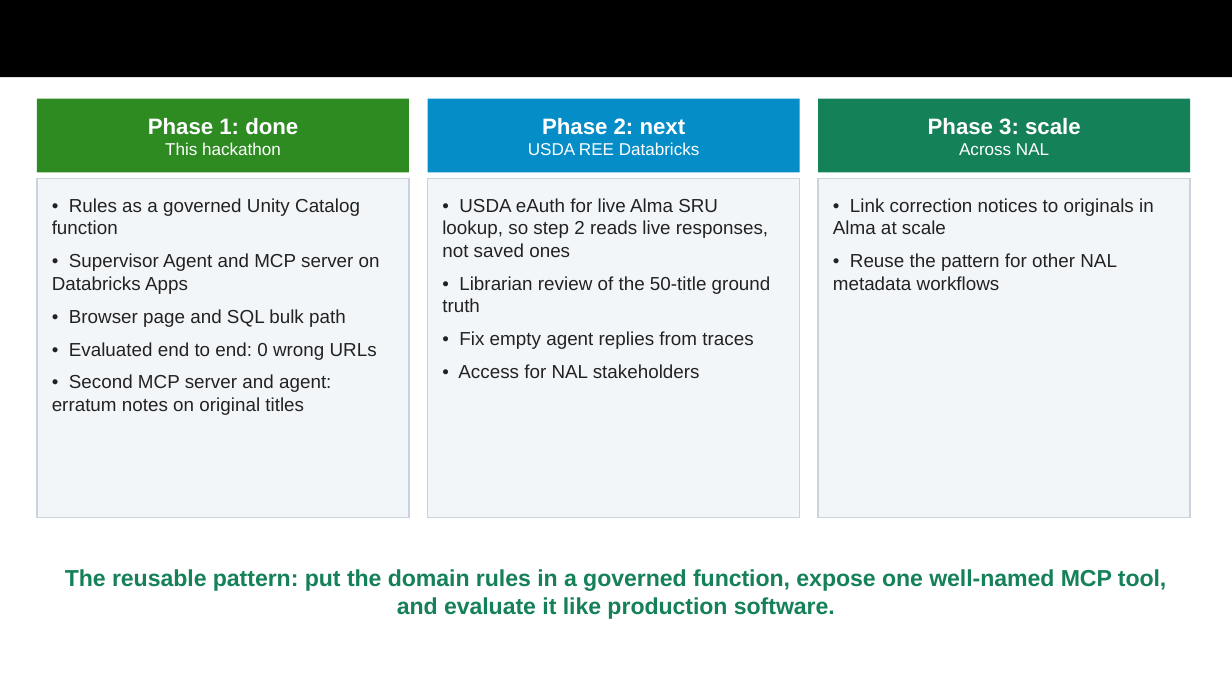
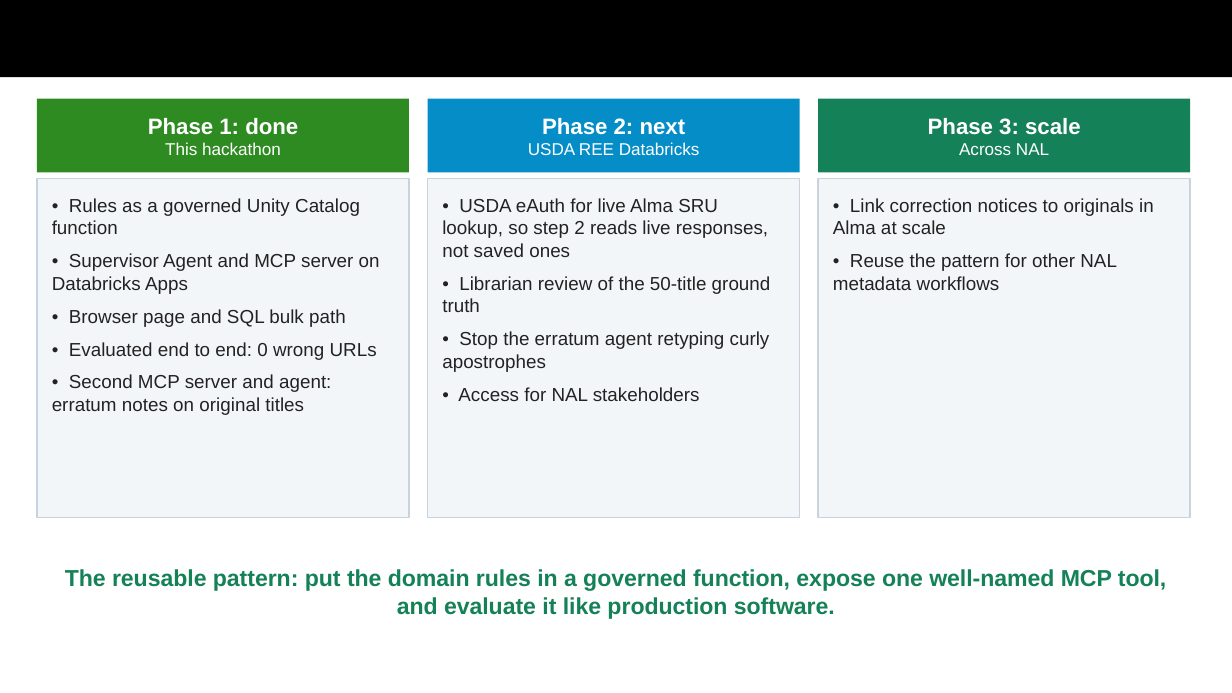
Before and after one commit to AmandaZXu-USDA/mcp-hackathon-demo-sru, a slide deck: slide 19 of submission/GSA-MCP-Hackathon-mcp-sru-syntax.pptx (slide 16 before the commit). Drawn at 1232x693 pixels with LibreOffice and Linux fonts; fonts in the diff are those of the drawing. Boxes give left, top, right and bottom in pixels: in the first picture for what was removed or moved away, otherwise in the second. Text is boxed around its words. In the diff, an @@ line names an element or a change of style, - is before the commit and + after.

Commit message:
Presentation refined to the judging criteria: 20 slides with a criteria map, code organization and agent-goal tool design slides, eight-layer evaluation setup, current numbers (157 + 75 tests, 142/142, 41/41) and the two-app Playground demo

```diff
--- a/submission/GSA-MCP-Hackathon-mcp-sru-syntax.pptx
+++ b/submission/GSA-MCP-Hackathon-mcp-sru-syntax.pptx
@@ text in rectangle at [442,331,770,372]: text changed @@
-• Fix empty agent replies from traces
+• Stop the erratum agent retyping curly apostrophes
```
Also in this commit, not shown: 6 other slides changed, 3 slides added, 1 other file.
